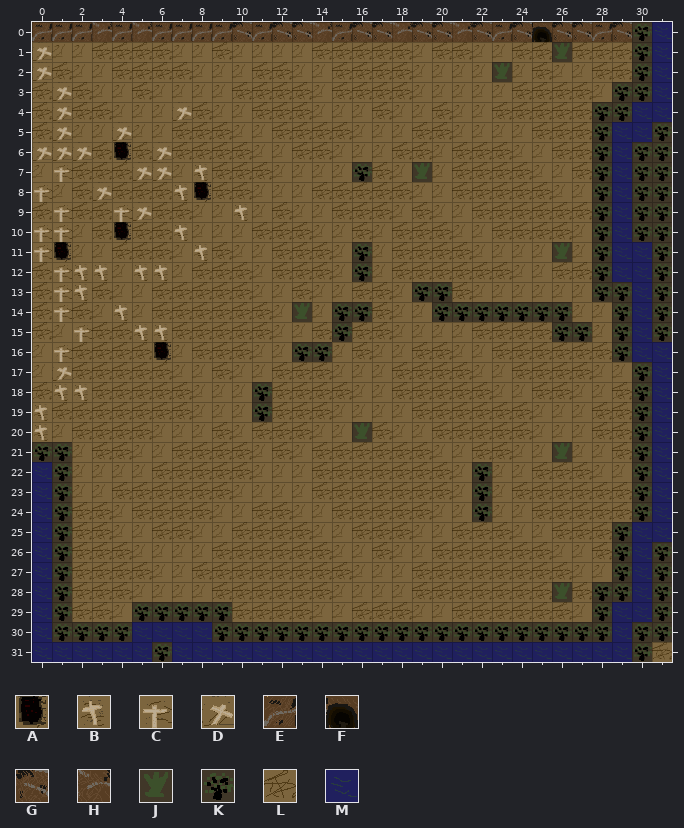
Level history. Tiled map (JSON): project/assets/maps/main_map.json. That is the earlier state.
Cells are 32x32 px. Shown: x 0..31, y 0..31.
Key: from "Desert": A 0, B 1, C 2, D 3, E 5, F 6, G 7, H 8, J 9, K 14, L 16, M 19.
_ is an empty cell.
Layers that did not change in this view are not listed.
Layer "Walls" before, first column x 0:
 0 EEEHEHEEEEGEGGHEGGHGGHGEGFGGEGKM
 1 D_________________________J___KM
 2 D______________________J______KM
 3 _D___________________________KKM
 4 _D_____D____________________KKMM
 5 _D__D_______________________KMMK
 6 DDD_A_D_____________________KMKK
 7 _C___DD_B_______K__J________KMKK
 8 C__D___BA_______L___________KMKK
 9 _C__CD____B_____L___________KMKK
10 CC__A__B________L___________KMKK
11 CA______B_______K_________J_KMMK
12 _CBB_BB_________K___________KMMK
13 _CB_____________L__KK_______KKMK
14 _C__B________J_KK___KKKKKKK__KMK
15 __C__BB_______LK__________KK_KMK
16 _C____A______KK______________KMM
17 _D__________LL________________KM
18 _BB________KL_________________KM
19 B__________K__________________KM
20 B_______________J_____________KM
21 KK________________________J___KM
22 MK____________________K_______KM
23 MK____________________K_______KM
24 MK____________________K_______KM
25 MK___________________________KMM
26 MK___________________________KMK
27 MK___________________________KMK
28 MK________________________J_KKMK
29 MK___KKKKK__________________KMMK
30 MKKKKMMMMKKKKKKKKKKKKKKKKKKKKMKK
31 MMMMMMKMMMMMMMMMMMMMMMMMMMMMMMK_
The same view after the edit:
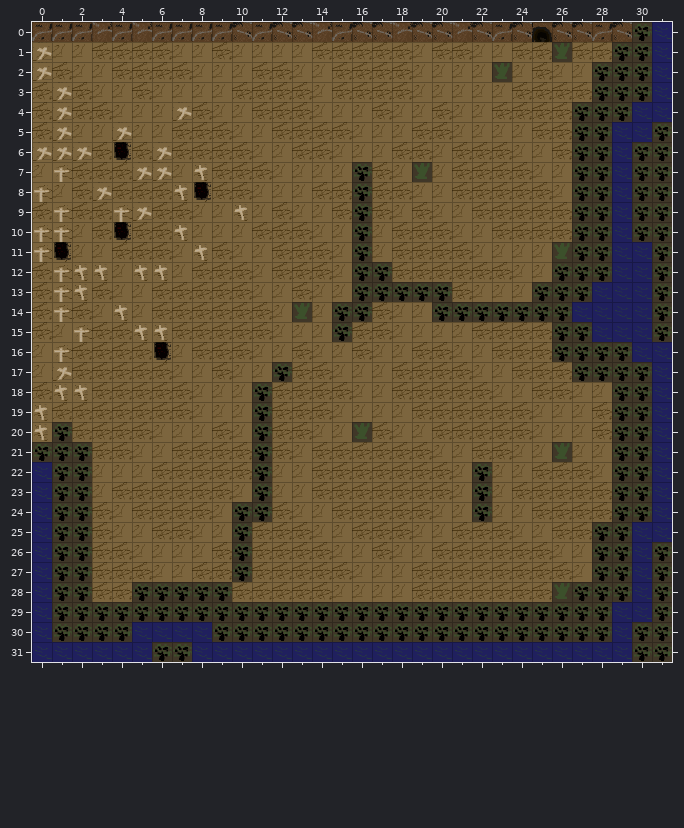
What changed:
Changed rows in their new state; . is an unchanged cell.
Layer "Walls":
first column x 1:
 1 ............................K..
 2 ...........................KK..
 3 ...........................K...
 4 ..........................K....
 5 ..........................K....
 6 ..........................K....
 7 ..........................K....
 8 ...............K..........K....
 9 ...............K..........K....
10 ...............K..........K....
11 ..........................K....
12 ................K........KK....
13 ...............KKK......KKKMM..
14 ..........................MMM..
15 ............._.............MM..
16 ............__...........KKK...
17 ...........K..............KKK..
18 ............................K..
19 ............................K..
20 K.........K.................K..
21 .K........K.................K..
22 .K........K.................K..
23 .K........K.................K..
24 .K.......KK.................K..
25 .K.......K.................K...
26 .K.......K.................K...
27 .K.......K.................K...
28 .K..KKKKK.................K....
29 .KKK.....KKKKKKKKKKKKKKKKKK....
31 ......K.......................K
